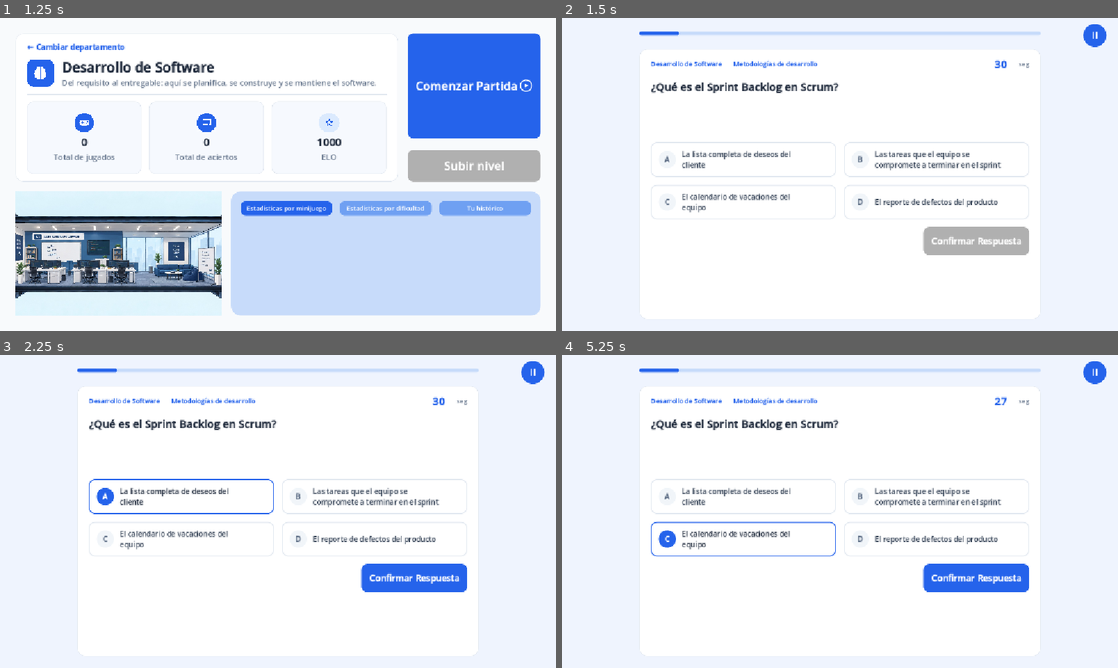
Above: before the commit, frames 1-4 (two rows, left to right).
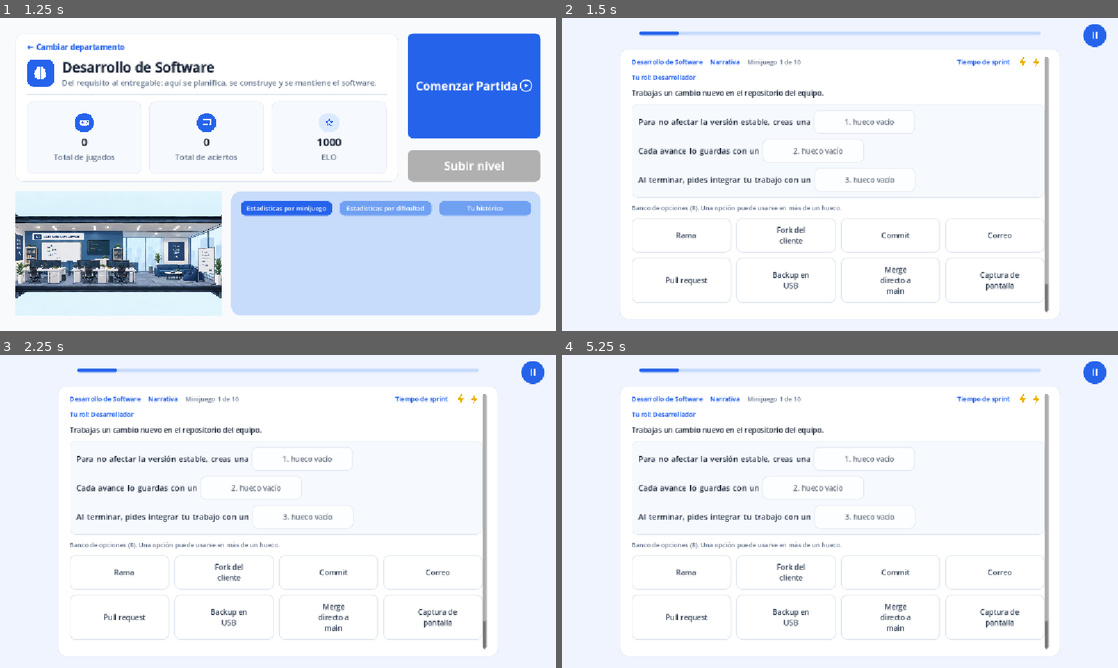
Above: after the commit, the same moments.

Repository: 1affogato/TSP-A26-NAKOSU
Game: Godot game, scene res://scenes/department_view.tscn
Same seed, same stepped clock (60 frames per second), same inputs: the game is played once before the commit and once after it.
Inputs (mouse positions are in pixels of both pictures, inside the frame that each line leads up to):
- Up to frame 1 (1.25 s): click "Piso 4 - Desarrollo de Softwa…" at 0.5 s
- Up to frame 2 (1.5 s): click "Comenzar Partida" at 1.25 s
- Up to frame 3 (2.25 s): click (183, 495) at 2 s, where only the run before the commit has a clickable "La lista completa de deseos d…"
- Up to frame 4 (5.25 s): click (862, 458) at 2.75 s, where only the run after the commit has a clickable "1. hueco vacío"; click (934, 495) at 3.5 s, where only the run before the commit has a clickable "Las tareas que el equipo se c…"; click (812, 486) at 4.25 s, where only the run after the commit has a clickable "2. hueco vacío"; click (745, 539) at 5 s, where only the run before the commit has a clickable "El calendario de vacaciones d…"

Frame 1 is identical in both runs. In frame 2, 9.0% of the frame differs, in the area x 12-88%, y 11-97%; in frame 3, 9.5%; in frame 4, 9.6%.

Commit message:
Registra UC-03, UC-04, UC-08 y UC-09 en la sesión (UC-02) y en las estadísticas (UC-11) y agrega el despliegue web con Docker y Cloudflare Tunnel

Diff:
--- a/softlearning/autoload/department_manager.gd
+++ b/softlearning/autoload/department_manager.gd
@@ -31,8 +31,8 @@
 ## "TRAIN" = TrainMinigame (UC-03).
 var enabled_minigames: Dictionary[Enums.Department, Array] = {
 	Enums.Department.DATA_STRUCTURES: [],
-	Enums.Department.REQUIREMENTS: [],
-	Enums.Department.SOFTWARE_DEV: [],
+	Enums.Department.REQUIREMENTS: ["BOMB"],
+	Enums.Department.SOFTWARE_DEV: ["TRAIN"],
 	Enums.Department.CODING: [],
 }
 
--- a/softlearning/core/session_orchestrator.gd
+++ b/softlearning/core/session_orchestrator.gd
@@ -38,8 +38,8 @@
 @export var pause_time_limit := 300.0
 
 var department: Enums.Department
-## Minigames playable in every department (the quiz pool covers all four).
-var generic_minigames: Array[String] = [QuizMinigame.TYPE]
+## Minigames playable in every department (their pools cover all four).
+var generic_minigames: Array[String] = [QuizMinigame.TYPE, SwipeMinigame.TYPE, NarrativeMinigame.TYPE]
 var sequence: Array[String] = []
 var current_index := 0
 var current_minigame: Minigame
@@ -135,6 +135,14 @@
 	match type:
 		QuizMinigame.TYPE:
 			minigame = QuizMinigame.new()
+		SwipeMinigame.TYPE:
+			minigame = SwipeMinigame.new()
+		NarrativeMinigame.TYPE:
+			minigame = NarrativeMinigame.new()
+		TrainMinigame.TYPE:
+			minigame = TrainMinigame.new()
+		BombMinigame.TYPE:
+			minigame = BombMinigame.new()
 	minigame.finished.connect(_on_minigame_finished)
 	add_child(minigame)
 	return minigame
--- a/softlearning/scenes/department_view.gd
+++ b/softlearning/scenes/department_view.gd
@@ -27,6 +27,10 @@
 ## (`QuizMinigame.TYPE`), y aquí se pasa a texto del mockup.
 const MINIGAME_LABELS := {
 	QuizMinigame.TYPE: "Quiz",
+	SwipeMinigame.TYPE: "Swipe",
+	NarrativeMinigame.TYPE: "Narrativa",
+	TrainMinigame.TYPE: "Ordena el tren",
+	BombMinigame.TYPE: "Desactivar bomba",
 }
 
 ## Descripción de cada departamento: texto de presentación de la vista (sale del
--- a/softlearning/scenes/session_view.gd
+++ b/softlearning/scenes/session_view.gd
@@ -13,6 +13,10 @@
 ## progress), the signals exit_requested / next_requested and a `pause_note`.
 const VIEWS := {
 	"QUIZ": preload("res://scenes/quiz_view.tscn"),
+	"SWIPE": preload("res://scenes/swipe_view.tscn"),
+	"NARRATIVE": preload("res://scenes/narrative_view.tscn"),
+	"TRAIN": preload("res://scenes/train_view.tscn"),
+	"BOMB": preload("res://scenes/bomb_view.tscn"),
 }
 
 @onready var session: SessionOrchestrator = $SessionOrchestrator
Not shown, added: deploy/.gitignore
Not shown, added: deploy/Dockerfile
Not shown, added: deploy/README.md
Not shown, added: deploy/docker-compose.yml
Not shown, added: deploy/nginx.conf
